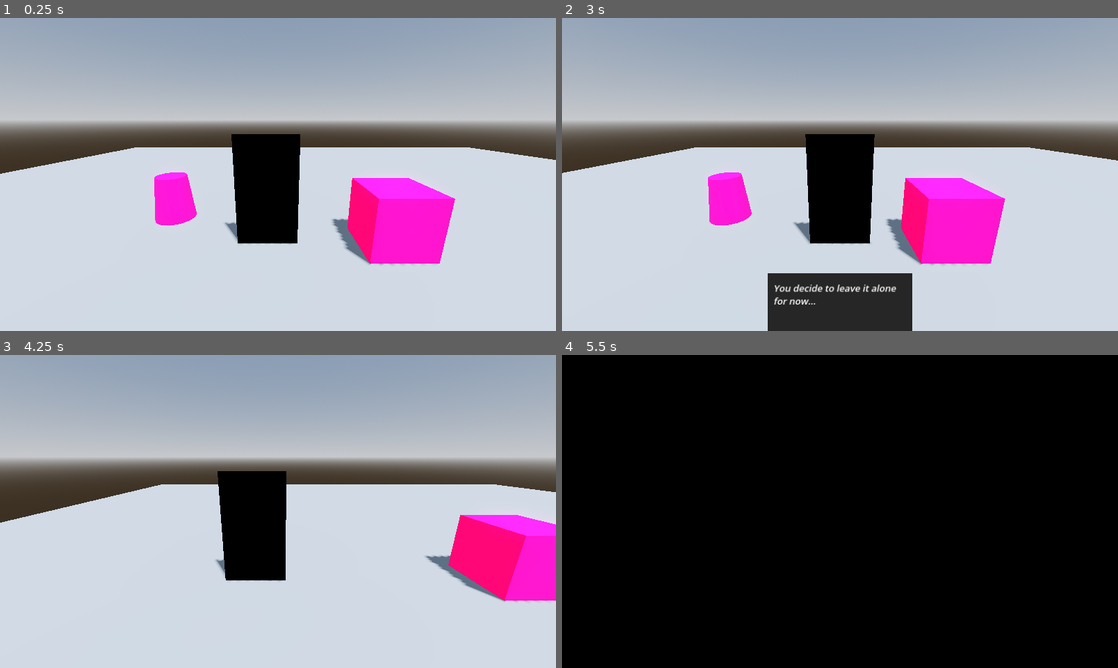
Above: before the commit, frames 1-4 (two rows, left to right).
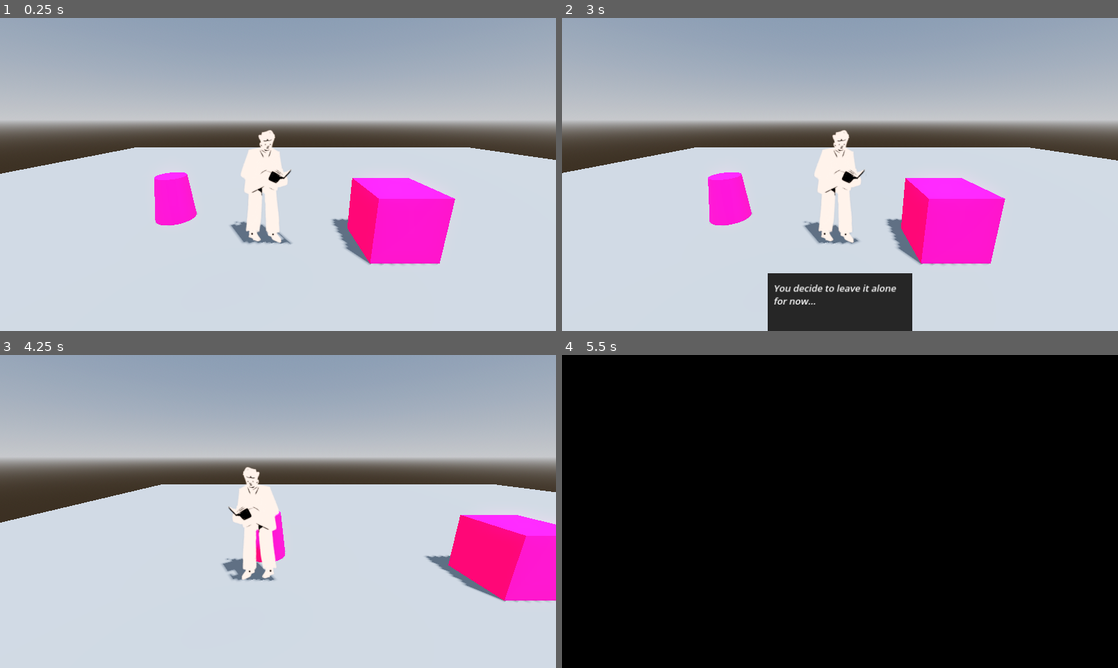
Above: after the commit, the same moments.

Repository: OIIOIIOI/gwj-79-v2
Game: Godot game, scene res://scenes/main/main.tscn
Two runs of this game, one before a commit and one after it. Both use one fixed random seed, a clock stepped at 60 frames per second and the inputs below.
Inputs:
- Up to frame 1 (0.25 s): no input
- Up to frame 2 (3 s): hold Right (move_right) 0.53-1.28 s; tap E (action) every 0.75 s from 0.6 to 2.85 s; hold Down (move_down) 1.28-2.03 s; tap Enter at 2 s; hold Right (move_right) 2.03-2.78 s; tap Space at 2.75 s; hold Up (move_up) from 2.78 s (still down)
- Up to frame 3 (4.25 s): tap Enter at 3.5 s; release Up (move_up) at 3.53 s; hold Left (move_left) from 3.53 s (still down); tap E (action) at 3.6 s
- Up to frame 4 (5.5 s): tap E (action) at 4.35, 5.1 s; release Left (move_left) at 5.03 s; hold Down (move_down) from 5.03 s (still down)

The runs differ from the first frame. In frame 1, 4.1% of the frame differs, in the area x 40-54%, y 35-73%; in frame 2, 4.1%, in the area x 41-57%, y 35-73%; in frame 3, 4.1%; in frame 4, nothing differs.

Commit message:
sfx tests

Diff:
--- /dev/null
+++ b/default_bus_layout.tres
@@ -0,0 +1,15 @@
+[gd_resource type="AudioBusLayout" format=3 uid="uid://dg61ryu1gtie5"]
+
+[resource]
+bus/1/name = &"SFX"
+bus/1/solo = false
+bus/1/mute = false
+bus/1/bypass_fx = false
+bus/1/volume_db = 0.0
+bus/1/send = &"Master"
+bus/2/name = &"Music"
+bus/2/solo = false
+bus/2/mute = false
+bus/2/bypass_fx = false
+bus/2/volume_db = 0.0
+bus/2/send = &"Master"
--- a/project.godot
+++ b/project.godot
@@ -132,3 +132,7 @@
 3d_physics/layer_2="player"
 3d_physics/layer_3="interactable"
 3d_physics/layer_4="npc"
+
+[rendering]
+
+textures/canvas_textures/default_texture_filter=2
--- a/scenes/player/player.gd
+++ b/scenes/player/player.gd
@@ -11,11 +11,16 @@
 
 @onready var visuals: Node3D = $Visuals
 @onready var camera_controller: Node3D = $CameraController
+@onready var footsteps_sfx: AudioStreamPlayer = $SFX/Footsteps/FootstepsSFX
+@onready var footsteps_timer: Timer = $SFX/Footsteps/FootstepsTimer
 #@onready var animation_player: AnimationPlayer = $AnimationPlayer
 
 
 func _ready() -> void:
 	visuals.scale.x = -1.0 if facing_left else 1.0
+
+	footsteps_timer.timeout.connect(on_footsteps_timer_timeout)
+	footsteps_sfx.volume_db = linear_to_db(0.5)
 
 	GameEvents.dialog_started.connect(on_dialog_started)
 	GameEvents.dialog_ended.connect(on_dialog_ended)
@@ -35,10 +40,15 @@
 		#animation_player.play(&"walk")
 		velocity.x = direction.x * SPEED
 		velocity.z = direction.z * SPEED
+		# Start footsteps SFX timer
+		if footsteps_timer.is_stopped():
+			footsteps_timer.start(0.05)
 	else:
 		#animation_player.play(&"idle")
 		velocity.x = move_toward(velocity.x, 0, SPEED)
 		velocity.z = move_toward(velocity.z, 0, SPEED)
+		# Stop footsteps SFX timer
+		footsteps_timer.stop()
 
 	if direction.x < -0.05:
 		visuals.scale.x = -1.0
@@ -59,3 +69,9 @@
 
 func on_dialog_ended() -> void:
 	can_move = true
+
+
+func on_footsteps_timer_timeout() -> void:
+	if !footsteps_sfx.playing:
+		footsteps_sfx.play()
+	footsteps_timer.start(0.5)
--- a/scenes/player/player.tscn
+++ b/scenes/player/player.tscn
@@ -1,12 +1,22 @@
-[gd_scene load_steps=4 format=3 uid="uid://bm7lmhrturpas"]
+[gd_scene load_steps=9 format=3 uid="uid://bm7lmhrturpas"]
 
 [ext_resource type="Script" path="res://scenes/player/player.gd" id="1_35mox"]
-
-[sub_resource type="PlaceholderTexture2D" id="PlaceholderTexture2D_wluhy"]
-size = Vector2(100, 180)
+[ext_resource type="Texture2D" uid="uid://b61epxgvpghab" path="res://assets/sprites/characters/hero_test.png" id="2_b6fhm"]
+[ext_resource type="AudioStream" uid="uid://b4iqh7bju51g7" path="res://assets/sfx/Foot1_footsteps.wav" id="2_dbkc0"]
+[ext_resource type="AudioStream" uid="uid://dk3skip6o22wl" path="res://assets/sfx/Foot2_footsteps.wav" id="3_ewqyh"]
+[ext_resource type="AudioStream" uid="uid://cq4akvw4xnkju" path="res://assets/sfx/Foot3_footsteps.wav" id="4_7woif"]
+[ext_resource type="AudioStream" uid="uid://c1gtlok2g04fk" path="res://assets/sfx/Foot4_footsteps.wav" id="5_mtrc3"]
 
 [sub_resource type="BoxShape3D" id="BoxShape3D_21n38"]
 size = Vector3(1, 1.8, 0.2)
+
+[sub_resource type="AudioStreamRandomizer" id="AudioStreamRandomizer_hdsop"]
+random_pitch = 1.5
+streams_count = 4
+stream_0/stream = ExtResource("2_dbkc0")
+stream_1/stream = ExtResource("3_ewqyh")
+stream_2/stream = ExtResource("4_7woif")
+stream_3/stream = ExtResource("5_mtrc3")
 
 [node name="Player" type="CharacterBody3D" groups=["player"]]
 collision_layer = 2
@@ -14,13 +24,15 @@
 script = ExtResource("1_35mox")
 
 [node name="Visuals" type="Node3D" parent="."]
-transform = Transform3D(1, 0, 0, 0, 1, 0, 0, 0, 1, 0, 0.9, 0)
 
 [node name="Sprite3D" type="Sprite3D" parent="Visuals"]
-modulate = Color(0, 0, 0, 1)
-transparent = false
+transform = Transform3D(0.2, 0, 0, 0, 0.2, 0, 0, 0, 0.2, 0, 0, 0)
+centered = false
+offset = Vector2(-200, 0)
+flip_h = true
 double_sided = false
-texture = SubResource("PlaceholderTexture2D_wluhy")
+alpha_cut = 2
+texture = ExtResource("2_b6fhm")
 
 [node name="CollisionShape3D" type="CollisionShape3D" parent="."]
 transform = Transform3D(1, 0, 0, 0, 1, 0, 0, 0, 1, 0, 0.9, 0)
@@ -33,3 +45,13 @@
 transform = Transform3D(1, 0, 0, 0, 0.965926, 0.258819, 0, -0.258819, 0.965926, 0, 2, 3)
 
 [node name="Camera3D" type="Camera3D" parent="CameraController/CameraTarget"]
+
+[node name="SFX" type="Node" parent="."]
+
+[node name="Footsteps" type="Node" parent="SFX"]
+
+[node name="FootstepsSFX" type="AudioStreamPlayer" parent="SFX/Footsteps"]
+stream = SubResource("AudioStreamRandomizer_hdsop")
+
+[node name="FootstepsTimer" type="Timer" parent="SFX/Footsteps"]
+one_shot = true
Not shown, added: assets/sfx/Foot1_footsteps.wav.import
Not shown, added: assets/sfx/Foot2_footsteps.wav.import
Not shown, added: assets/sfx/Foot3_footsteps.wav.import
Not shown, added: assets/sfx/Foot4_footsteps.wav.import
Binary file added: assets/sprites/characters/hero_test.png
Not shown, added: assets/sprites/characters/hero_test.png.import
Not shown, added: assets/sfx/Foot1_footsteps.wav
Not shown, added: assets/sfx/Foot2_footsteps.wav
Not shown, added: assets/sfx/Foot3_footsteps.wav
Not shown, added: assets/sfx/Foot4_footsteps.wav
